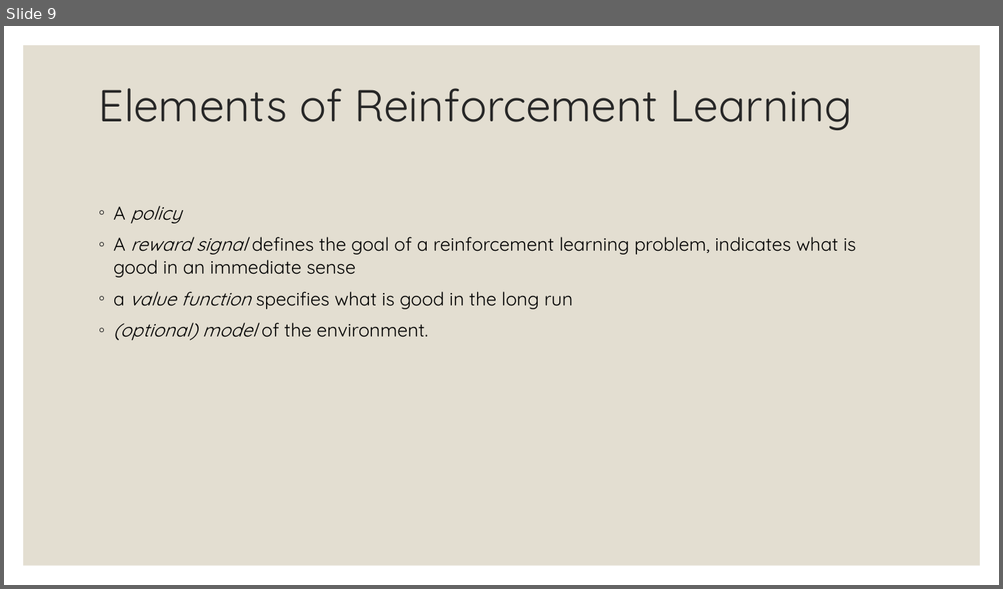
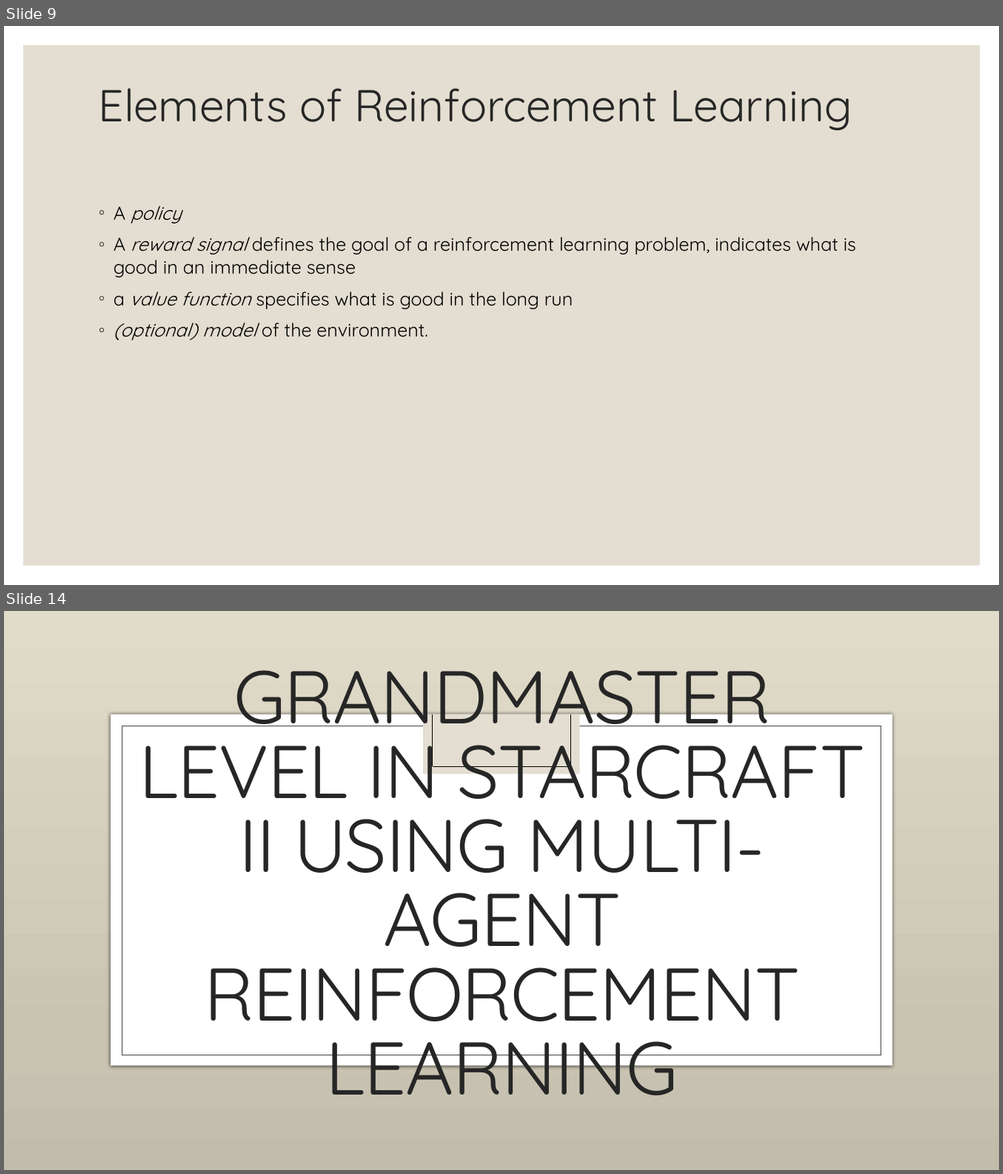
Before and after one commit to Boty22/Global-AI-Bootcamp-DRL, a slide deck: From RL to DRL.pptx. Shown one above the other, each under a label of ours: slide 9 before the commit, slides 9 and 14 after it; the slides between them are not shown. The pictures are 1003x589 and 1003x1174 pixels, drawn with LibreOffice and Linux fonts; fonts in the diff are those of the drawing; background and template pictures are left out. Boxes give left, top, right and bottom in pixels: in the first picture for what was removed or moved away, otherwise in the second. Text is boxed around its words. In the diff, an @@ line names an element or a change of style, - is before the commit and + after.

```diff
--- a/From RL to DRL.pptx
+++ b/From RL to DRL.pptx
@@ slide 14 added at [4, 611, 999, 1170], background picture (left out) @@
@@ title added at [139, 670, 865, 1096], 72 pt, text #262626 @@
+GRANDMASTER LEVEL IN STARCRAFT II USING MULTI-AGENT REINFORCEMENT LEARNING
@@ rectangle added at [111, 715, 892, 1066], fill #FFFFFF @@
@@ rectangle added at [424, 715, 580, 775], fill #E3DED1 @@
@@ line added from (432, 715) to (432, 767), #000000 0.5 pt @@
@@ line added from (570, 715) to (570, 767), #000000 0.5 pt @@
@@ rectangle added at [122, 726, 881, 1055], outline #404040 0.5 pt @@
@@ line added from (432, 767) to (570, 767), #000000 0.5 pt @@
```
Also in this commit, not shown: 5 other slides added.
